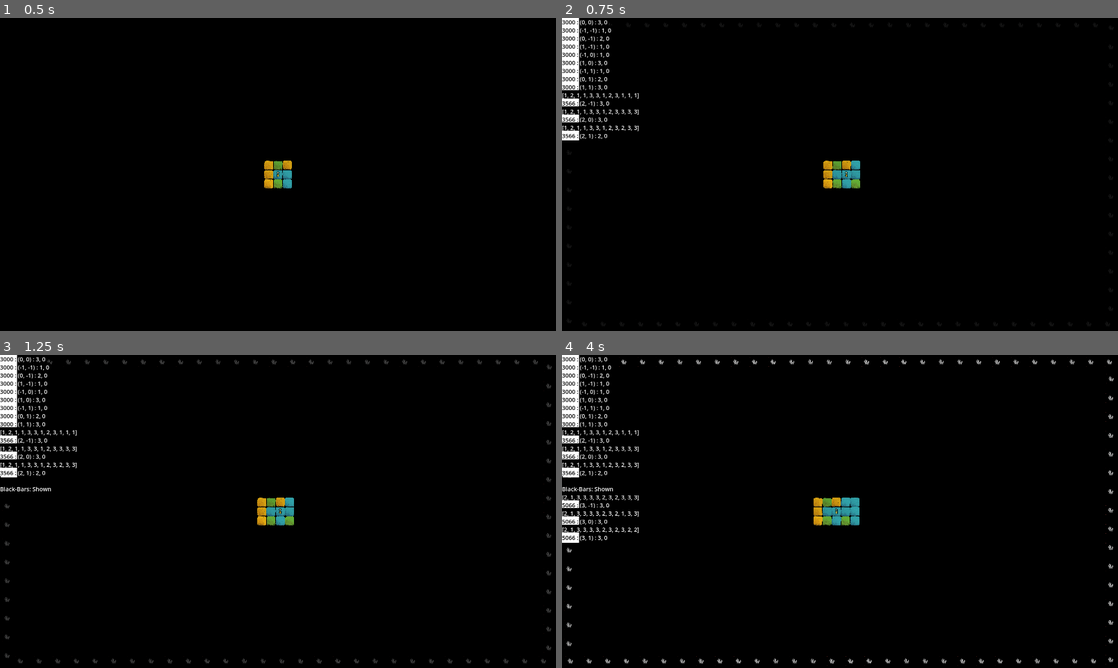
Above: before the commit, frames 1-4 (two rows, left to right).
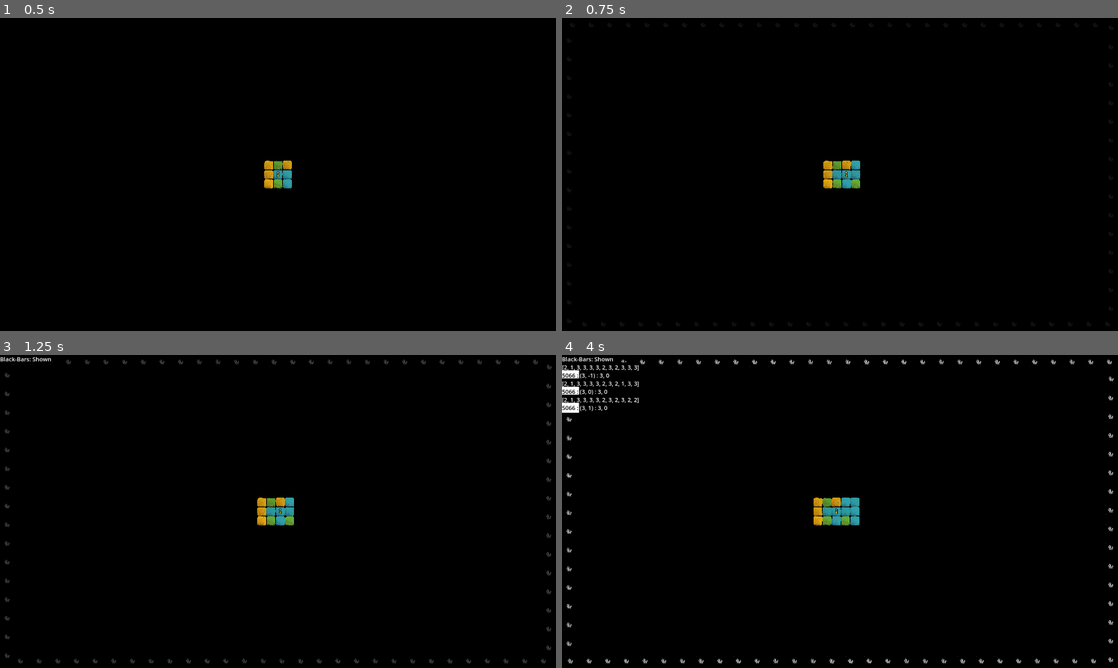
Above: after the commit, the same moments.

Repository: arrayewhy/Worlds
Game: Godot game, scene res://Scenes/Main.tscn
Two runs of this game, one before a commit and one after it. Both use one fixed random seed, a clock stepped at 60 frames per second and the inputs below.
Inputs (mouse positions are in pixels of both pictures, inside the frame that each line leads up to):
- Up to frame 1 (0.5 s): no input
- Up to frame 2 (0.75 s): tap Enter (Enter) at 0.5 s; move the mouse to (962, 158) at 0.52 s; hold D (Right) from 0.53 s (still down); tap ` (Tilde) at 0.6 s; click (962, 158) at 0.67 s
- Up to frame 3 (1.25 s): keep holding D (Right)
- Up to frame 4 (4 s): release D (Right) at 1.25 s; drag from (728, 527) to (812, 574) at 1.27 s; move the mouse to (895, 442) at 2.02 s; hold D (Right) 2.03-2.75 s; tap ` (Tilde) at 2.1, 3.8 s; drag from (812, 574) to (673, 464) at 2.77 s; move the mouse to (1006, 558) at 3.52 s; hold A (Left) from 3.53 s (still down); tap U at 3.6 s

Frame 1 is identical in both runs. In frame 2, 1.6% of the frame differs, in the area x 0-14%, y 0-40%; in frame 3, 1.7%; in frame 4, 2.3%, in the area x 0-14%, y 0-60%.

Commit message:
Fix [InGameDebugger Lag]
Stopped the InGameDebugger from updating when not visible.

Diff:
--- a/worlds/Scripts/Debug/InGameDebugger.gd
+++ b/worlds/Scripts/Debug/InGameDebugger.gd
@@ -3,6 +3,8 @@
 var debugCanvLay:CanvasLayer;
 var overlays:Array;
 var textSize:int = 20;
+
+var active:bool = false;
 
 func _ready() -> void:
 
@@ -18,9 +20,13 @@
 
 func _unhandled_input(event: InputEvent) -> void:
 	if Input.is_action_just_pressed("Tilde"):
+		active = !active;
 		debugCanvLay.set_visible(!debugCanvLay.is_visible());
 
 func Add_Text(overlayIndex:int, val:String, withTime:bool = false) -> void:
+
+	if !active:
+		return;
 
 	var currOverlay = GetOverlay(overlayIndex);
 
